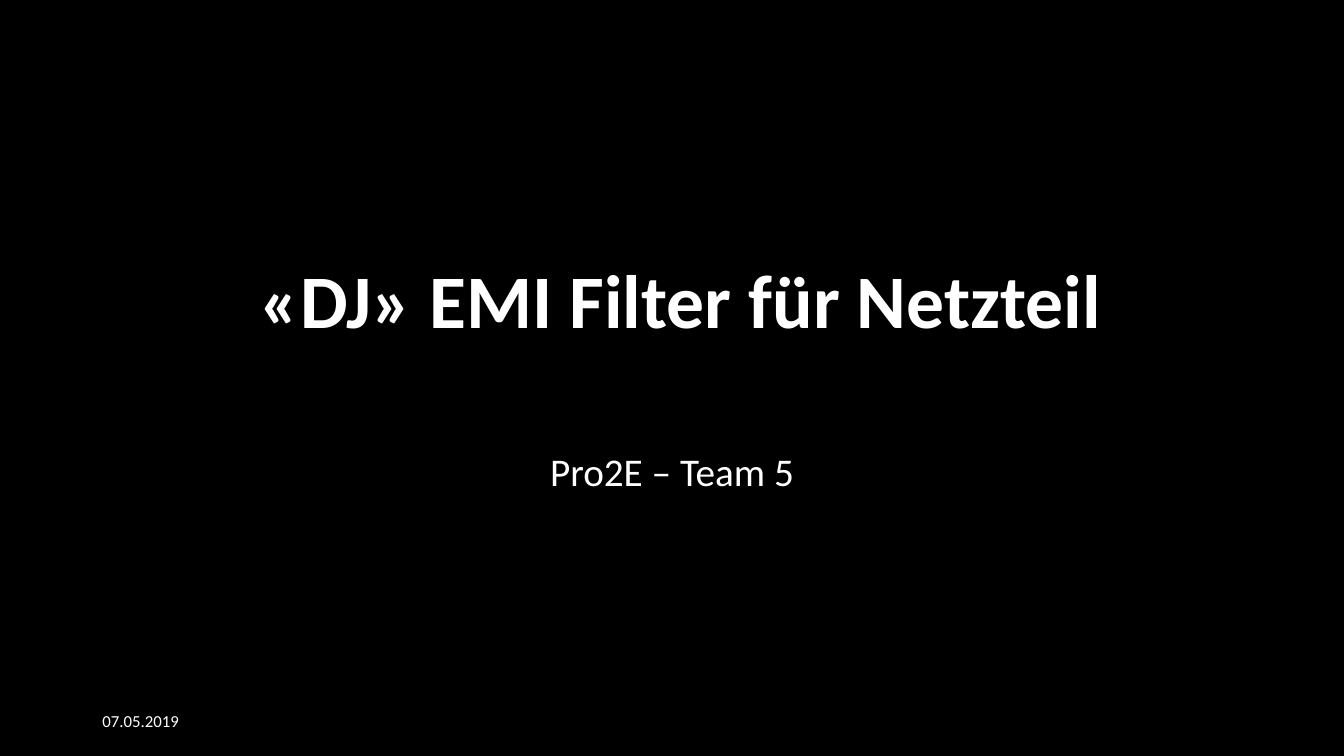
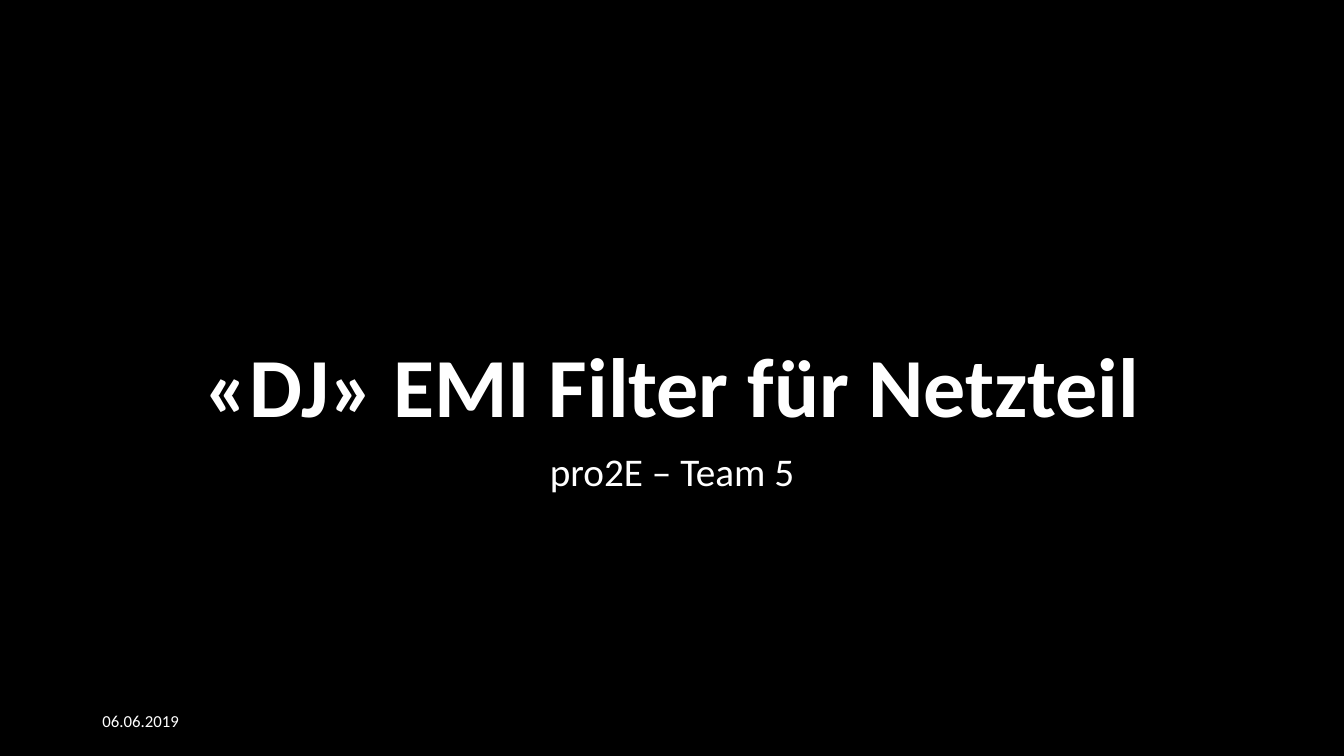
Before and after one commit to marinataborda/P2Organisation, a slide deck: slide 1 of Präsentationen/Schlusspräsentation.pptx. Drawn at 1344x756 pixels with LibreOffice and Linux fonts; fonts in the diff are those of the drawing; background and template pictures are left out. Boxes give left, top, right and bottom in pixels: in the first picture for what was removed or moved away, otherwise in the second. Text is boxed around its words. In the diff, an @@ line names an element or a change of style, - is before the commit and + after.

```diff
--- a/Präsentationen/Schlusspräsentation.pptx
+++ b/Präsentationen/Schlusspräsentation.pptx
@@ title "«DJ» EMI Filter für Netzteil" at (204, 358, 1139, 418): size 54 to 60 pt @@
@@ subtitle at (550, 460, 794, 493): text changed @@
-Pro2E – Team 5
+pro2E – Team 5
@@ text at (102, 715, 178, 727): text changed @@
-07.05.2019
+06.06.2019
```
Also in this commit, not shown: 1 other slide changed.
